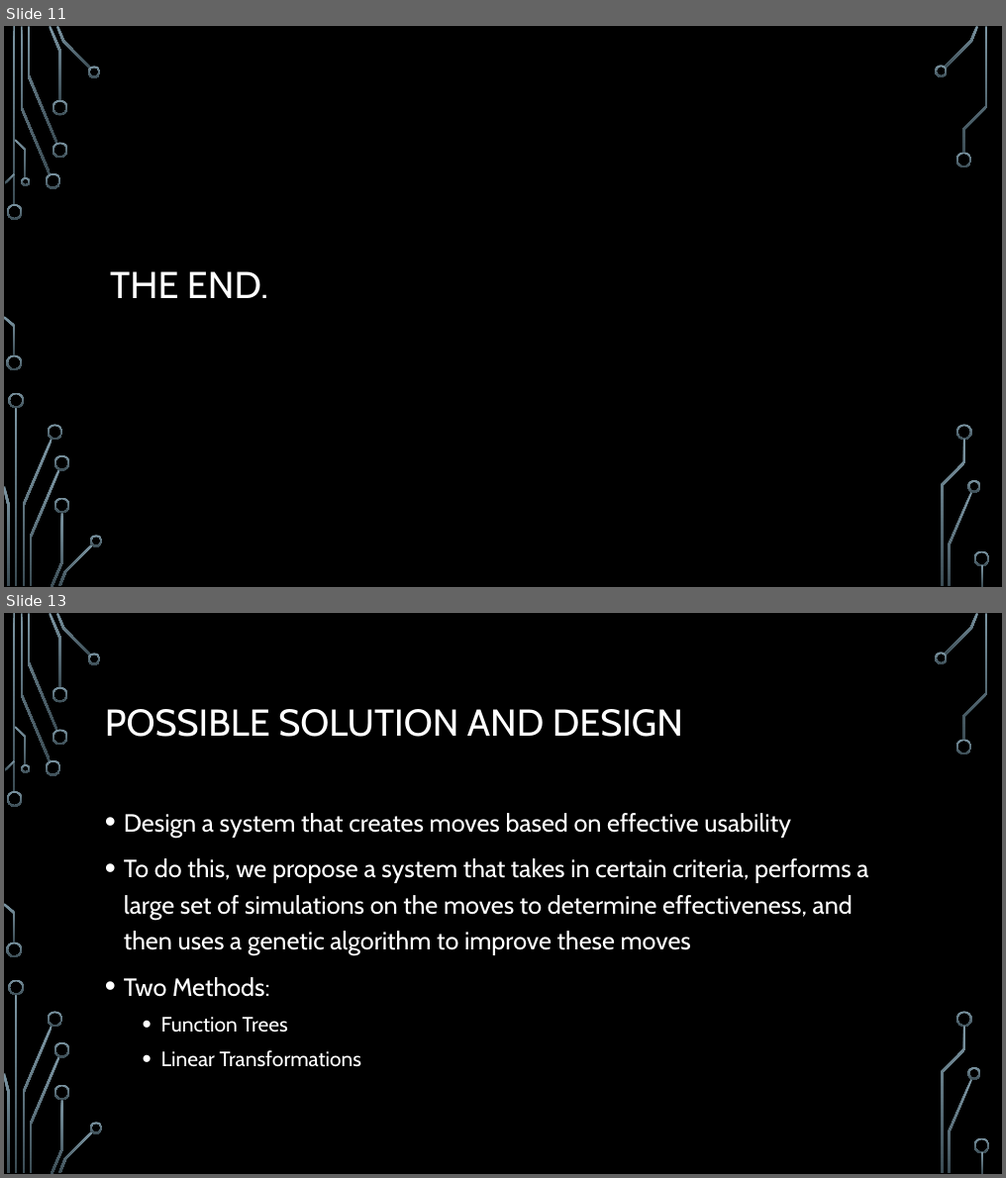
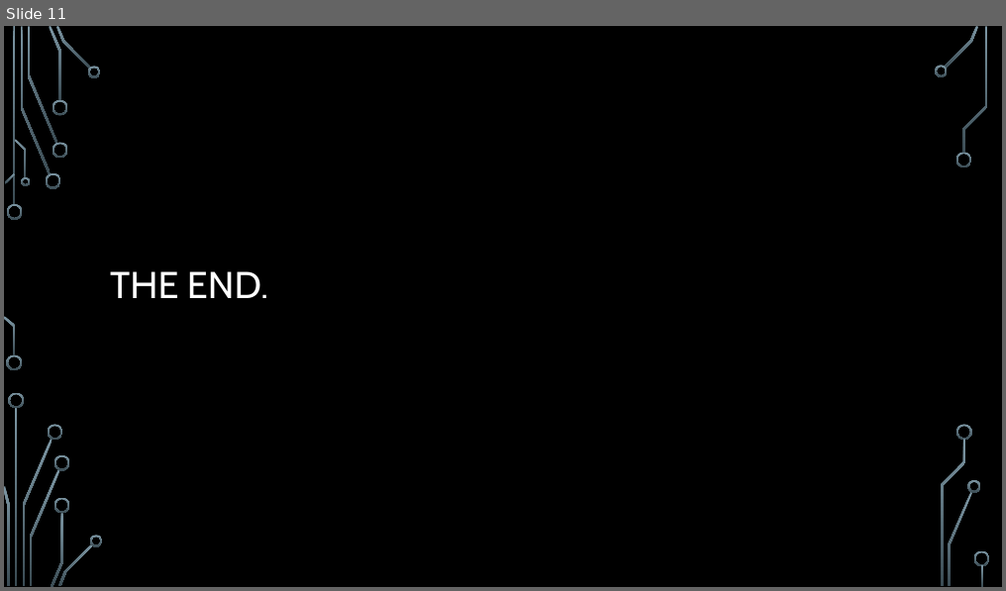
Before and after one commit to acbart/attribute-learning-system, a slide deck: presentation/Attribute Learning System Presentation.pptx. Shown one above the other, each under a label of ours: slides 11 and 13 before the commit, slide 11 after it; the slides between them are not shown. The pictures are 1006x1178 and 1006x591 pixels, drawn with LibreOffice and Linux fonts; fonts in the diff are those of the drawing; background and template pictures are left out. Boxes give left, top, right and bottom in pixels: in the first picture for what was removed or moved away, otherwise in the second. Text is boxed around its words. In the diff, an @@ line names an element or a change of style, - is before the commit and + after.

```diff
--- a/presentation/Attribute Learning System Presentation.pptx
+++ b/presentation/Attribute Learning System Presentation.pptx
@@ slide 13 removed at box(4, 613, 1002, 1174), background picture (left out); not listed: 36 template elements that a slide beside it also shows @@
@@ title removed at box(105, 709, 683, 737) @@
-POSSIBLE SOLUTION AND DESIGN
@@ text removed at box(124, 813, 868, 1067) @@
-• Design a system that creates moves based on effective usability
-• To do this, we propose a system that takes in certain criteria, performs a large set of simulations on the moves to determine effectiveness, and then uses a genetic algorithm to improve these moves
-• Two Methods:
-  • Function Trees
-  • Linear Transformations
```
Also in this commit, not shown: 5 slides changed, 1 slide added, 2 other slides removed, 1 other file.
